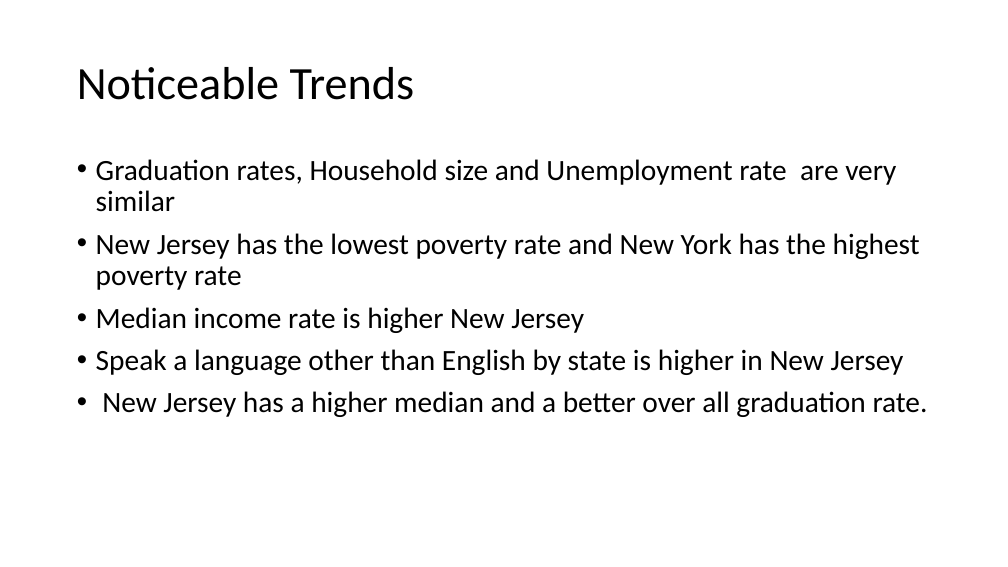
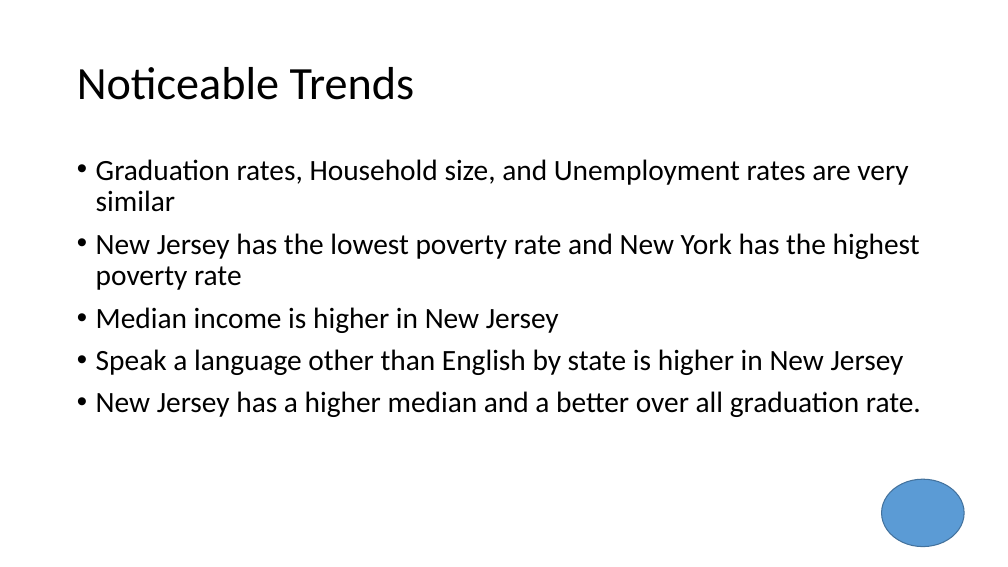
Before and after one commit to Areej32/project, a slide deck: slide 12 of The Effect Of Various Census Demographics On Graduation.pptx. Drawn at 1008x567 pixels with LibreOffice and Linux fonts; fonts in the diff are those of the drawing. Boxes give left, top, right and bottom in pixels: in the first picture for what was removed or moved away, otherwise in the second. Text is boxed around its words. In the diff, an @@ line names an element or a change of style, - is before the commit and + after.

```diff
--- a/The Effect Of Various Census Demographics On Graduation.pptx
+++ b/The Effect Of Various Census Demographics On Graduation.pptx
@@ text at [96,159,908,212]: text changed @@
-• Graduation rates, Household size and Unemployment rate are very similar
+• Graduation rates, Household size, and Unemployment rates are very similar
@@ text at [96,307,559,333]: text changed @@
-• Median income rate is higher New Jersey
+• Median income is higher in New Jersey
@@ ellipse added at [882,479,964,547], fill #5B9BD5, outline #43739E 1 pt @@
```
Also in this commit, not shown: 3 other slides changed, 2 slides added, 1 slide removed, 2 other files.
